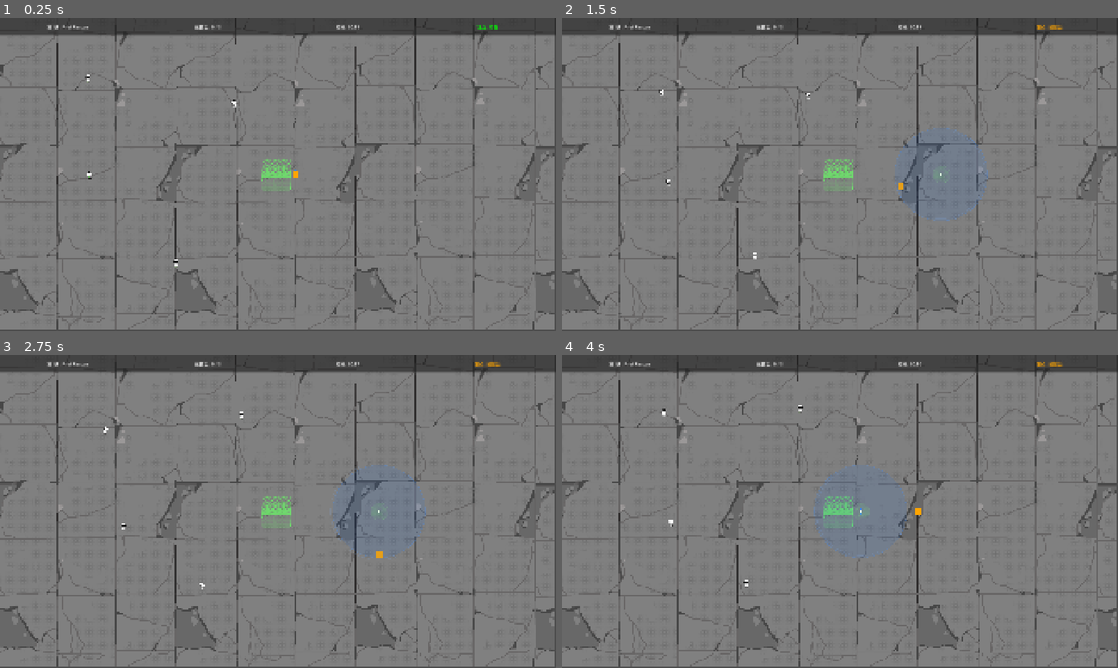
Above: before the commit, frames 1-4 (two rows, left to right).
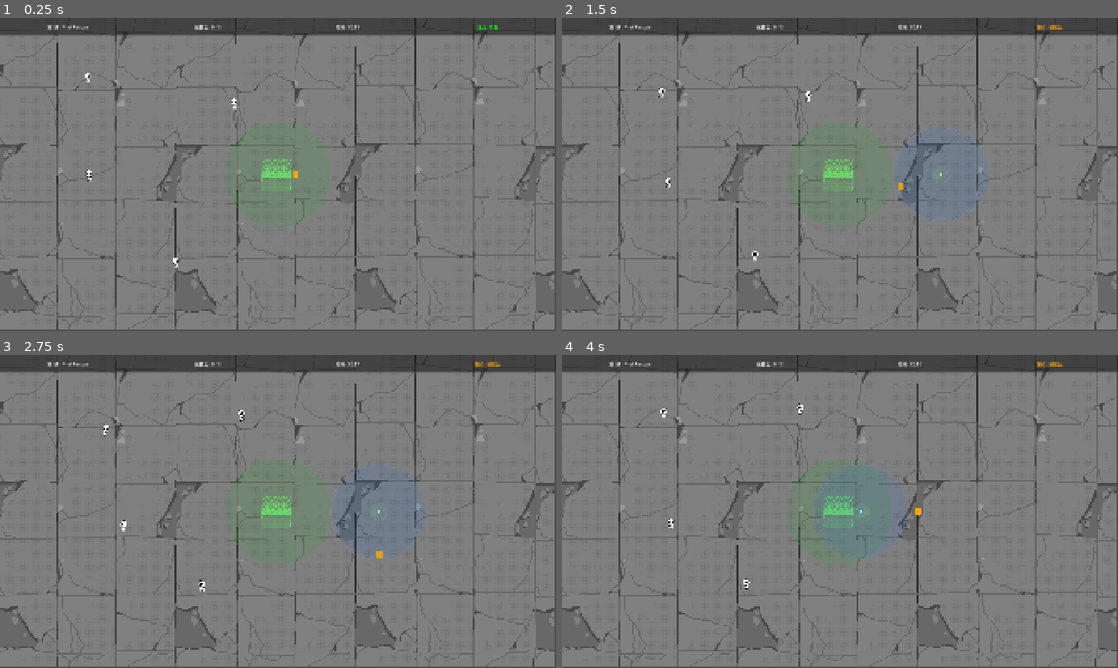
Above: after the commit, the same moments.

Repository: kunk70352-png/Safe-Anchor
Game: Godot game, scene res://src/main/main.tscn
Same seed, same stepped clock (60 frames per second), same inputs: the game is played once before the commit and once after it.
Inputs:
- Up to frame 1 (0.25 s): no input
- Up to frame 2 (1.5 s): hold D (move_right) 0.53-1.28 s; tap Space (charge_throw) at 0.6, 1.35 s; hold S (move_down) from 1.28 s (still down)
- Up to frame 3 (2.75 s): release S (move_down) at 2.03 s; hold D (move_right) from 2.03 s (still down); tap Space (charge_throw) at 2.1 s
- Up to frame 4 (4 s): release D (move_right) at 2.78 s; hold W (move_up) 2.78-3.53 s; tap Space (charge_throw) at 2.85, 3.6 s; hold A (move_left) from 3.53 s (still down)

The runs differ from the first frame. In frame 1, 0.2% of the frame differs, in the area x 15-60%, y 17-81%; in frame 2, 0.2%, in the area x 17-60%, y 22-79%; in frame 3, 0.2%; in frame 4, 0.2%.

Commit message:
修复安全屋范围显示和碰撞检测

Diff:
--- a/src/refugee/refugee.tscn
+++ b/src/refugee/refugee.tscn
@@ -1,7 +1,7 @@
 [gd_scene format=3 uid="uid://cref1"]
 
 [ext_resource type="Script" uid="uid://cuyqd3j8lx1f4" path="res://src/refugee/refugee.gd" id="1_script"]
-[ext_resource type="Texture2D" uid="uid://bm43ab76ppl71" path="res://assets/sprites/npc_2/ss_2_walking.png" id="2_mlmom"]
+[ext_resource type="Texture2D" uid="uid://cbgxaqp3y14nt" path="res://assets/sprites/ss_2_walking_new.png" id="2_mlmom"]
 
 [sub_resource type="CircleShape2D" id="CircleShape2D_refugee"]
 radius = 8.0
@@ -34,6 +34,10 @@
 atlas = ExtResource("2_mlmom")
 region = Rect2(288, 0, 48, 48)
 
+[sub_resource type="AtlasTexture" id="AtlasTexture_u16y8"]
+atlas = ExtResource("2_mlmom")
+region = Rect2(336, 0, 48, 48)
+
 [sub_resource type="SpriteFrames" id="SpriteFrames_cyqww"]
 animations = [{
 "frames": [{
@@ -57,10 +61,13 @@
 }, {
 "duration": 1.0,
 "texture": SubResource("AtlasTexture_omffh")
+}, {
+"duration": 1.0,
+"texture": SubResource("AtlasTexture_u16y8")
 }],
 "loop": 1,
 "name": &"default",
-"speed": 7.0
+"speed": 8.0
 }]
 
 [node name="Refugee" type="CharacterBody2D" unique_id=2046455397 groups=["refugees"]]
@@ -75,6 +82,8 @@
 [node name="NavigationAgent2D" type="NavigationAgent2D" parent="." unique_id=18848035]
 
 [node name="AnimatedSprite2D" type="AnimatedSprite2D" parent="." unique_id=325307371]
-scale = Vector2(0.5625, 0.5625)
+position = Vector2(-4.7683716e-07, -4.7683716e-07)
+scale = Vector2(0.8020833, 0.8645833)
 sprite_frames = SubResource("SpriteFrames_cyqww")
-frame_progress = 0.86484116
+autoplay = "default"
+frame_progress = 0.8805481
--- a/src/safe_house/safe_house.gd
+++ b/src/safe_house/safe_house.gd
@@ -25,3 +25,8 @@
 func _on_body_entered_rescue(body: Node2D) -> void:
 	if body is Refugee:
 		body.rescue()
+
+
+func _draw() -> void:
+	draw_circle(Vector2.ZERO, attraction_radius, Color(0.0, 0.7, 0.0, 0.10))
+	draw_arc(Vector2.ZERO, attraction_radius, 0, TAU, 64, Color(0.0, 0.8, 0.0, 0.3), 2.0)
--- a/src/safe_house/safe_house.tscn
+++ b/src/safe_house/safe_house.tscn
@@ -19,6 +19,7 @@
 
 [node name="RescueArea" type="Area2D" parent="." unique_id=1946746722]
 collision_layer = 4
+collision_mask = 1
 
 [node name="CollisionShape2D" type="CollisionShape2D" parent="RescueArea" unique_id=49272945]
 shape = SubResource("CircleShape2D_rescue")
Binary file added: assets/sprites/ss_2_walking_new.png
